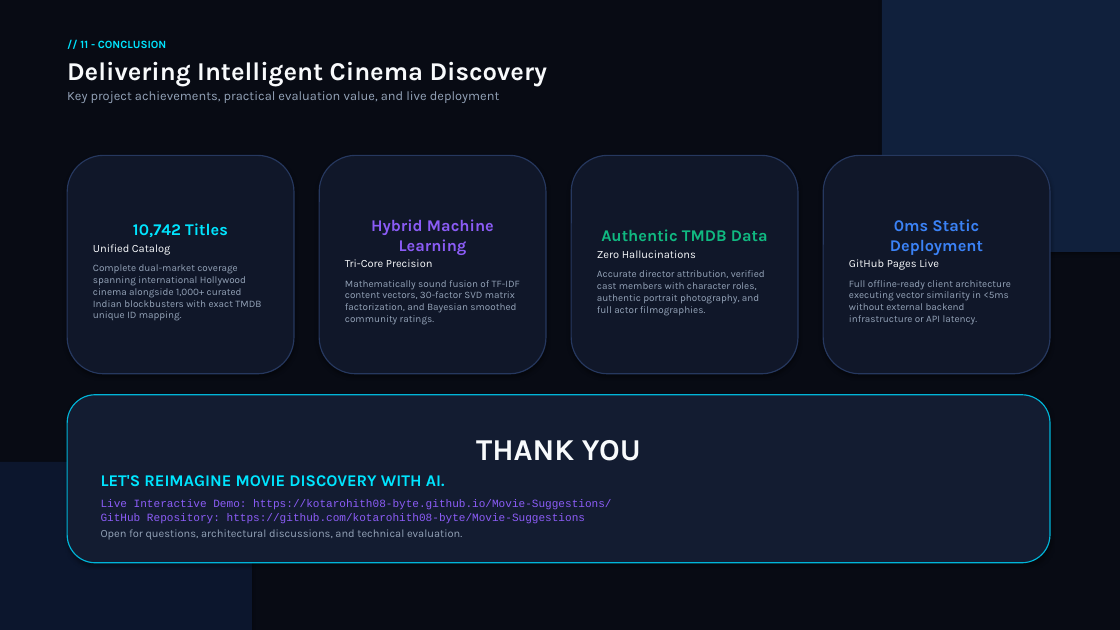
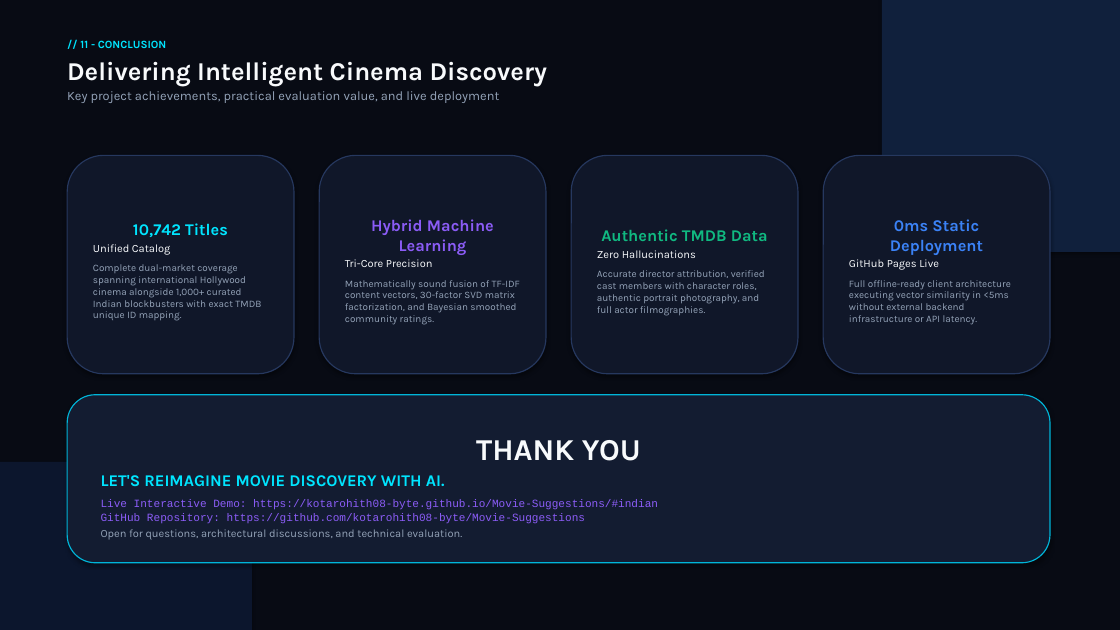
Before and after one commit to kotarohith08-byte/Movie-Suggestions, a slide deck: slide 11 of CineMatch_AI_Premium_Presentation.pptx. Drawn at 1120x630 pixels with LibreOffice and Linux fonts; fonts in the diff are those of the drawing. Boxes give left, top, right and bottom in pixels: in the first picture for what was removed or moved away, otherwise in the second. Text is boxed around its words. In the diff, an @@ line names an element or a change of style, - is before the commit and + after.

```diff
--- a/CineMatch_AI_Premium_Presentation.pptx
+++ b/CineMatch_AI_Premium_Presentation.pptx
@@ text in rounded rectangle at [101, 500, 658, 524]: text changed @@
-Live Interactive Demo: https://kotarohith08-byte.github.io/Movie-Suggestions/
-GitHub Repository: https://github.com/kotarohith08-byte/Movie-Suggestions
+Live Interactive Demo: https://kotarohith08-byte.github.io/Movie-Suggestions/#indian
+GitHub Repository: https://github.com/kotarohith08-byte/Movie-Suggestions
```
Also in this commit, not shown: 2 other slides changed.
